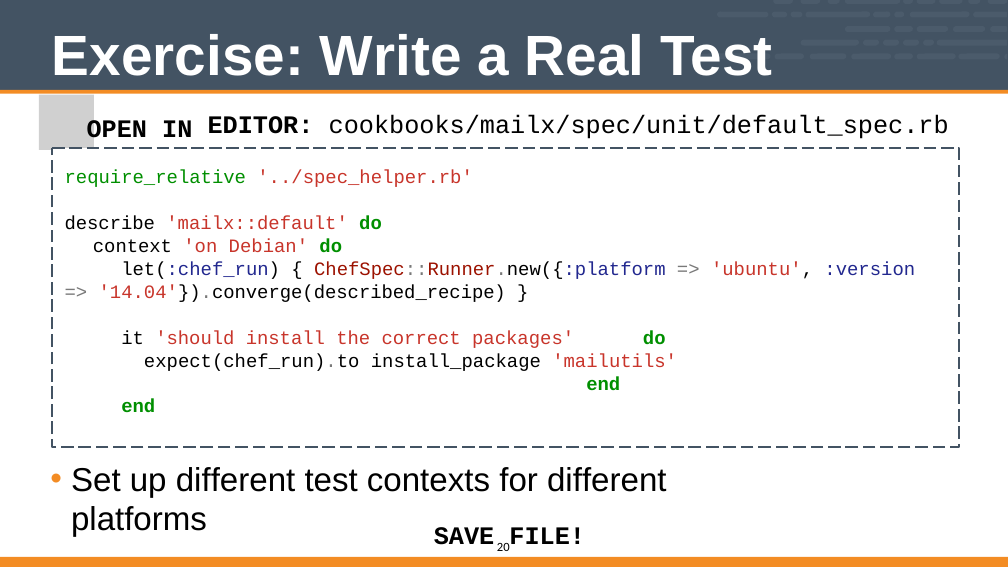
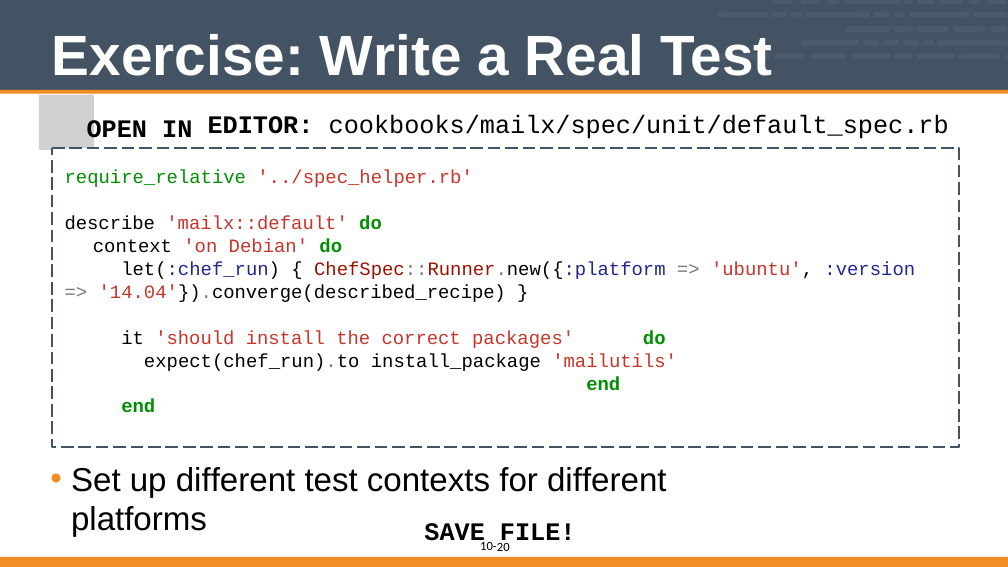
Before and after one commit to vinyar/chef-intermediate, a slide deck: slide 20 of Modules/10-introduction_to_chefspec.pptx. Drawn at 1008x567 pixels with LibreOffice and Linux fonts; fonts in the diff are those of the drawing; grey boxes stand for pictures. Boxes give left, top, right and bottom in pixels: in the first picture for what was removed or moved away, otherwise in the second. Text is boxed around its words. In the diff, an @@ line names an element or a change of style, - is before the commit and + after.

```diff
--- a/Modules/10-introduction_to_chefspec.pptx
+++ b/Modules/10-introduction_to_chefspec.pptx
@@ text "SAVE FILE!" rewrapped from (x1=434, y1=527, x2=585, y2=548) to (x1=424, y1=523, x2=576, y2=548) @@
@@ text added at (x1=480, y1=542, x2=497, y2=550), 16 pt, text #000000 @@
+10-
```
Also in this commit, not shown: 25 other slides changed.
